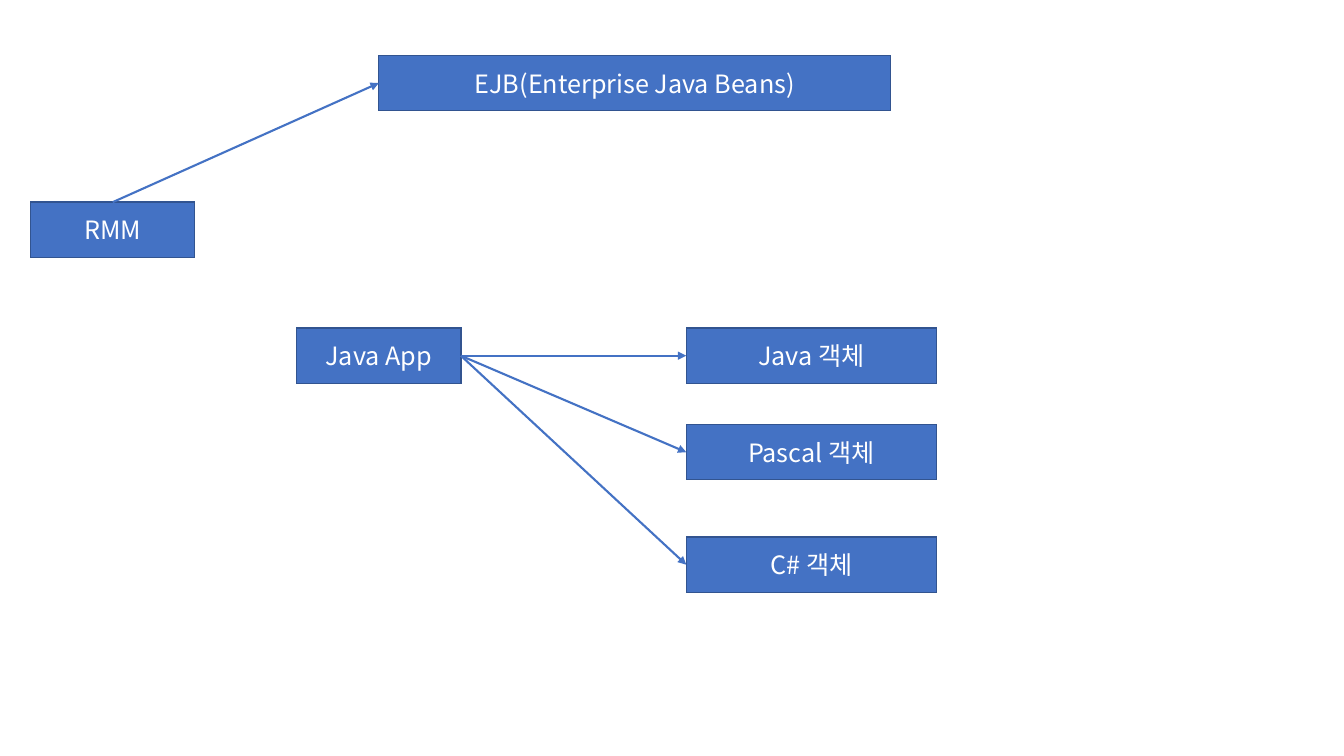
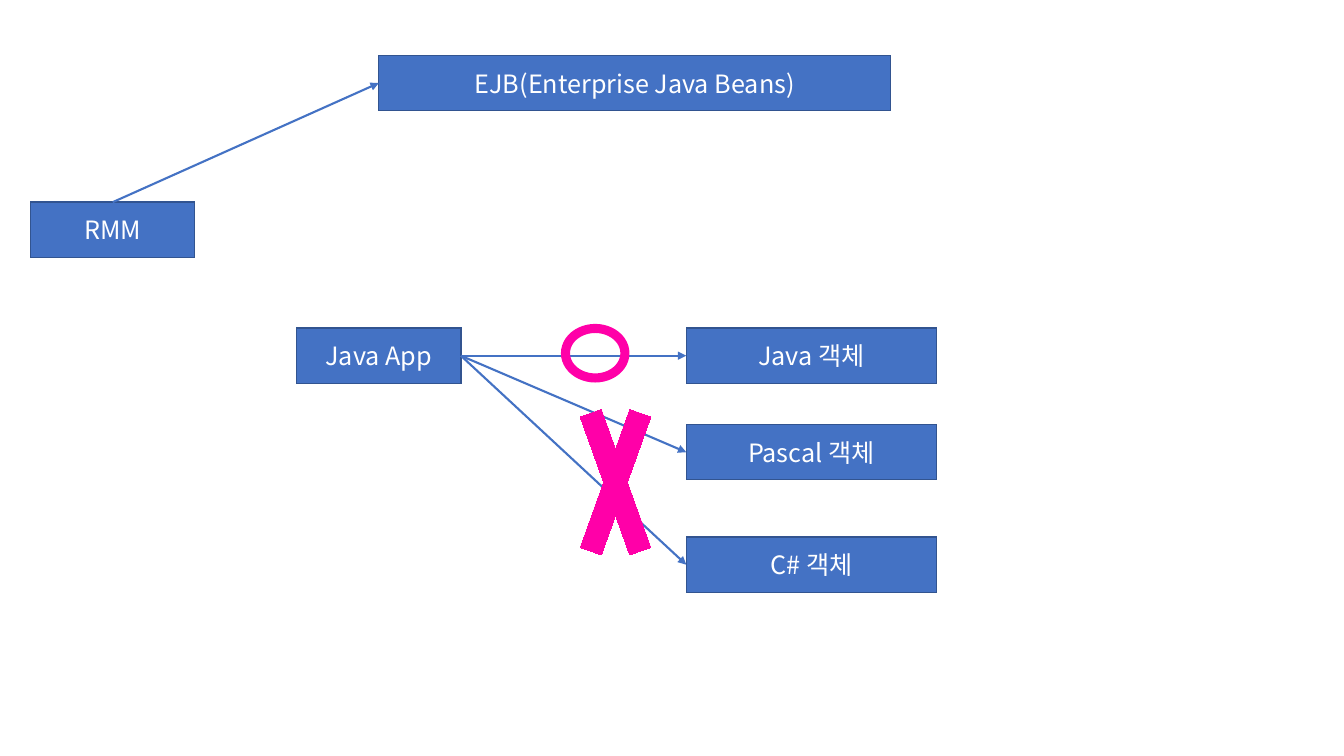
Before and after one commit to Dingadung/2022-study-workspace, a slide deck: slide 11 of study-note/자바/2022-08-22 내용정리.pptx. Drawn at 1344x756 pixels with LibreOffice and Linux fonts; fonts in the diff are those of the drawing. Boxes give left, top, right and bottom in pixels: in the first picture for what was removed or moved away, otherwise in the second. Text is boxed around its words. In the diff, an @@ line names an element or a change of style, - is before the commit and + after.

```diff
--- a/study-note/자바/2022-08-22 내용정리.pptx
+++ b/study-note/자바/2022-08-22 내용정리.pptx
@@ ellipse added at (566,329,625,378), outline #FF00A8 6.5 pt @@
@@ cross added at (568,350,662,615), fill #FF00A8, outline #FF00A8 0 pt @@
```
Also in this commit, not shown: 1 other slide changed, 2 other files.
